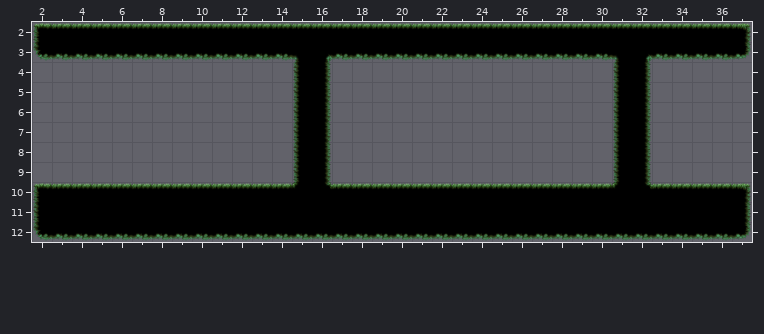
Two states of a Tiled map, Assets/Levels/BossFrogger/BossFrogger.tmx. Above is the file before it was changed.
Cells are 128x128 px. Shown: x 2..37, y 2..12.
The result:
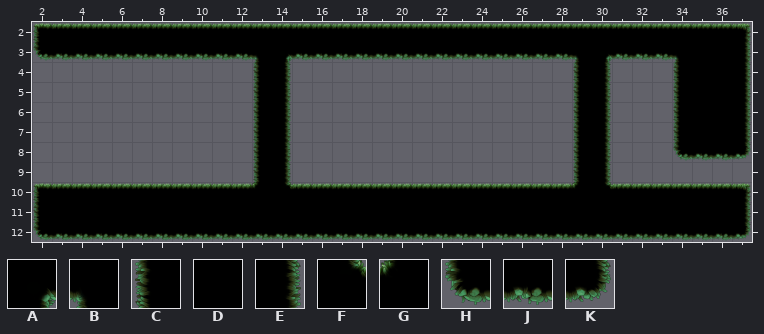
Key: from "MossyTileSet": A 4, B 5, C 7, D 8, E 9, F 11, G 12, H 14, J 15, K 16.
_ is an empty cell.
Edits made:
Layer "Camada de Blocos 1":
y 3: x 34..37 JJJK -> BDDE
y 4..7: x 34..37 ____ -> CDDE
y 8: x 34..37 ____ -> HJJK
Layer "DynamicGrounds":
y 3: x 13..16 __BA -> BA__; x 29..32 __BA -> BA__
y 4..9: x 13..16 __CE -> CE__; x 29..32 __CE -> CE__
y 10: x 13..16 __GF -> GF__; x 29..32 __GF -> GF__
Pixel boxes of the changes (left, top, right, bottom) in both pictures:
changed: (252, 53, 332, 189)
changed: (572, 53, 652, 189)
changed: (673, 47, 751, 161)
